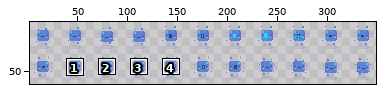
A sprite sheet gets an edit: source/core/assets/images/animals/oxygen_eater.png. The first picture is a wide view before the edit; the outline marks the close-up.
Close-up. Earlier state:
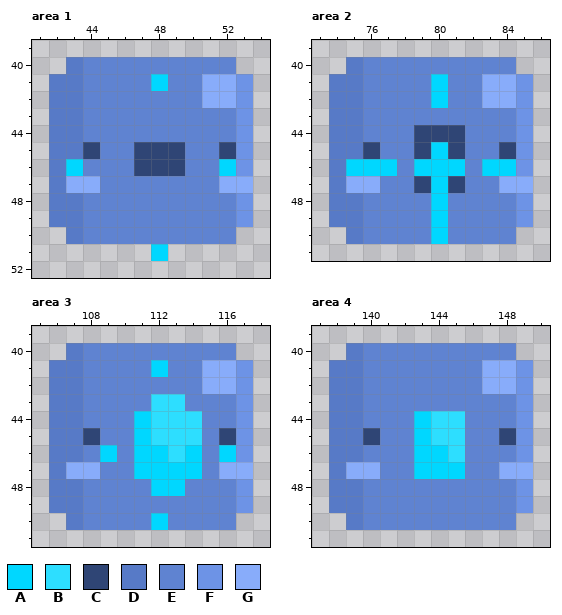
The file is 352x64 pixels. Shown: area 1: x 41..54, y 39..52; area 2: x 73..86, y 39..51; area 3: x 105..118, y 39..51; area 4: x 137..150, y 39..51. The wide view leaves out empty margins. The commit also changed other parts of the picture, which this record leaves out.
Palette (. is transparent): A #00d7ff  B #2ddeff  C #2f4575  D #577ac7  E #5f83d1  F #6d93e6  G #88acfa
Pixels before, area 1, first column x 42:
40 .DEEEEEEEEE.
41 DDEEEEAEEGGF
42 DDEEEEEEEGGF
43 DDEEEEEEEEEF
44 DDEEEEEEEEEF
45 DDCEECCCEECF
46 DAEEECCCEEAF
47 DGGEEEEEEEGG
48 DDEEEEEEEEEF
49 DDEEEEEEEEEF
50 .DEEEEEEEEE.
51 ......A.....
Pixels before, area 2, first column x 74:
40 .DEEEEEEEEE.
41 DDEEEEAEEGGF
42 DDEEEEAEEGGF
43 DDEEEEEEEEEF
44 DDEEECCCEEEF
45 DDCEECACEECF
46 DAAAEAAAEAAF
47 DGGEECACEEGG
48 DDEEEEAEEEEF
49 DDEEEEAEEEEF
50 .DEEEEAEEEE.
Pixels before, area 3, first column x 106:
40 .DEEEEEEEEE.
41 DDEEEEAEEGGF
42 DDEEEEEEEGGF
43 DDEEEEBBEEEF
44 DDEEEABBBEEF
45 DDCEEABBBECF
46 DDEAEAABAEAF
47 DGGEEAAAAEGG
48 DDEEEEAAEEEF
49 DDEEEEEEEEEF
50 .DEEEEAEEEE.
Pixels before, area 4, first column x 138:
40 .DEEEEEEEEE.
41 DDEEEEEEEGGF
42 DDEEEEEEEGGF
43 DDEEEEEEEEEF
44 DDEEEABBEEEF
45 DDCEEABBEECF
46 DDEEEAABEEEF
47 DGGEEAAAEEGG
48 DDEEEEEEEEEF
49 DDEEEEEEEEEF
50 .DEEEEEEEEE.
The result:
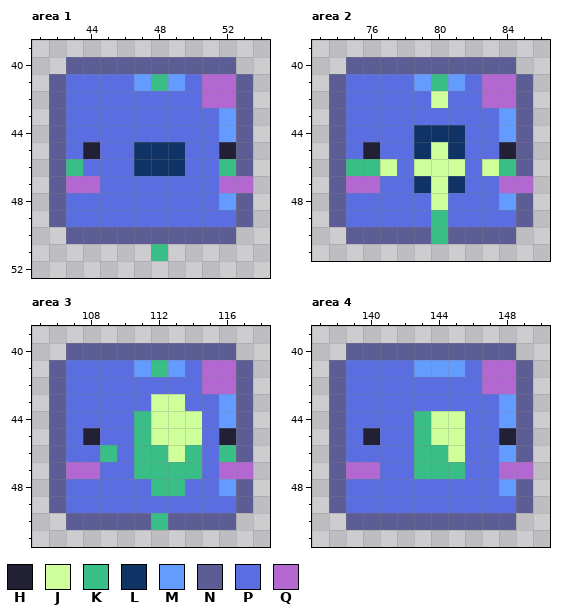
Colours new in this view: H #222034  J #cfff9b  K #3abe88  L #0e3364  M #639bff  N #5d5d95  P #5b6ee1  Q #b367d0
The exact change:
Changed rows in their new state; - is an unchanged pixel.
Area 1:
first column x 42:
40 -NNNNNNNNNN-
41 NPPPPMKMPQQN
42 NPPPPPPPPQQN
43 NPPPPPPPPPMN
44 NPPPPPPPPPMN
45 NPHPPLLLPPHN
46 NKPPPLLLPPKN
47 NQQPPPPPPPQQ
48 NPPPPPPPPPMN
49 NPPPPPPPPPPN
50 -NNNNNNNNNN-
51 ------K-----
Area 2:
first column x 74:
40 -NNNNNNNNNN-
41 NPPPPMKMPQQN
42 NPPPPPJPPQQN
43 NPPPPPPPPPMN
44 NPPPPLLLPPMN
45 NPHPPLJLPPHN
46 NKKJPJJJPJKN
47 NQQPPLJLPPQQ
48 NPPPPPJPPPMN
49 NPPPPPKPPPPN
50 -NNNNNKNNNN-
Area 3:
first column x 106:
40 -NNNNNNNNNN-
41 NPPPPMKMPQQN
42 NPPPPPPPPQQN
43 NPPPPPJJPPMN
44 NPPPPKJJJPMN
45 NPHPPKJJJPHN
46 NPPKPKKJKPKN
47 NQQPPKKKKPQQ
48 NPPPPPKKPPMN
49 NPPPPPPPPPPN
50 -NNNNNKNNNN-
Area 4:
first column x 138:
40 -NNNNNNNNNN-
41 NPPPPMMMPQQN
42 NPPPPPPPPQQN
43 NPPPPPPPPPMN
44 NPPPPKJJPPMN
45 NPHPPKJJPPHN
46 NPPPPKKJPPMN
47 NQQPPKKKPPQQ
48 NPPPPPPPPPMN
49 NPPPPPPPPPPN
50 -NNNNNNNNNN-
Where, in picture pixels (left, top, right, bottom), the same in both close-ups:
changed: (49, 57, 253, 261)
changed: (329, 57, 533, 244)
changed: (49, 343, 253, 530)
changed: (329, 343, 533, 530)
